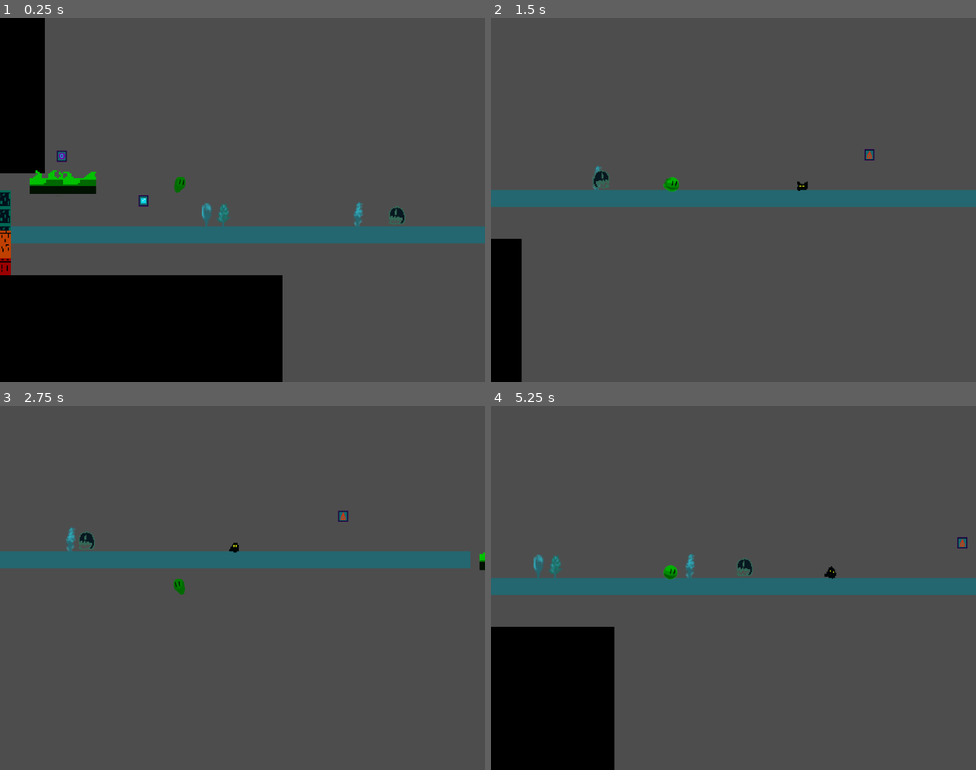
Above: before the commit, frames 1-4 (two rows, left to right).
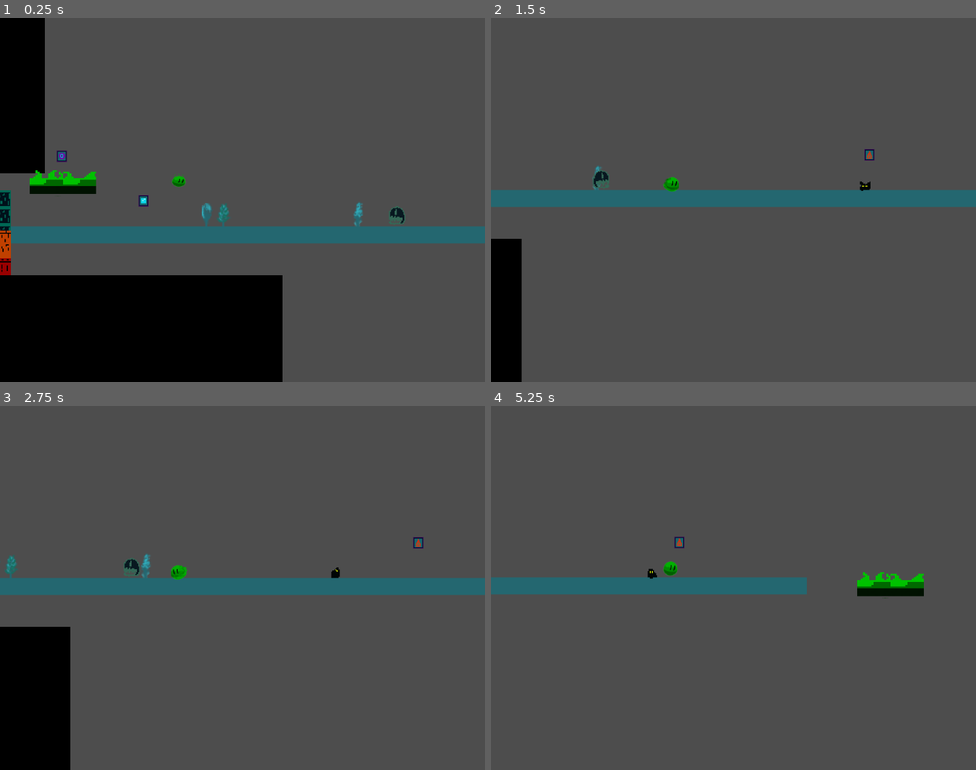
Above: after the commit, the same moments.

Repository: floriancaro/Jame-Gam-June-2024
Game: Godot game, scene res://scenes/main.tscn
Two runs of this game, one before a commit and one after it. Both use one fixed random seed, a clock stepped at 60 frames per second and the inputs below.
Inputs:
- Up to frame 1 (0.25 s): no input
- Up to frame 2 (1.5 s): hold D (move_right) from 0.53 s (still down); tap Space (jump) at 0.6, 0.77, 1.07 s; tap M (ability) at 1.35 s
- Up to frame 3 (2.75 s): tap Space (jump) at 1.52, 1.55, 1.82, 2.1 s; release D (move_right) at 2.03 s; hold A (move_left) from 2.03 s (still down)
- Up to frame 4 (5.25 s): release A (move_left) at 2.78 s; hold D (move_right) 2.78-4.28 s; tap M (ability) at 2.85, 4.35 s; tap Space (jump) at 3.02, 3.05, 3.32, 3.6, 3.77, 4.07, 4.52, 4.55, 4.82, 5.1 s; hold A (move_left) 4.28-5.03 s; hold D (move_right) from 5.03 s (still down)

The runs differ from the first frame. In frame 1, less than 0.1% of the frame differs, in the area x 35-39%, y 42-48%; in frame 2, less than 0.1%; in frame 3, 15%, in the area x 0-100%, y 28-100%; in frame 4, 12%.

Commit message:
int

Diff:
--- a/scenes/enemies/anti_bob.tscn
+++ b/scenes/enemies/anti_bob.tscn
@@ -184,6 +184,7 @@
 collision_layer = 5
 collision_mask = 2
 script = ExtResource("1_1ywdo")
+SPEED = 60
 
 [node name="AnimatedSprite2D" type="AnimatedSprite2D" parent="."]
 sprite_frames = SubResource("SpriteFrames_rehsx")
--- a/scenes/main.tscn
+++ b/scenes/main.tscn
@@ -285,6 +285,21 @@
 "move_1": SubResource("Animation_d878t")
 }
 
+[sub_resource type="Animation" id="Animation_s8tf5"]
+length = 0.001
+tracks/0/type = "value"
+tracks/0/imported = false
+tracks/0/enabled = true
+tracks/0/path = NodePath(".:position")
+tracks/0/interp = 1
+tracks/0/loop_wrap = true
+tracks/0/keys = {
+"times": PackedFloat32Array(0),
+"transitions": PackedFloat32Array(1),
+"update": 0,
+"values": [Vector2(1600, -8)]
+}
+
 [sub_resource type="Animation" id="Animation_geub6"]
 resource_name = "move"
 length = 2.0
@@ -300,21 +315,6 @@
 "transitions": PackedFloat32Array(1, 1, 1, 1),
 "update": 0,
 "values": [Vector2(1600, -10), Vector2(1600, -10), Vector2(1600, -138), Vector2(1600, -138)]
-}
-
-[sub_resource type="Animation" id="Animation_s8tf5"]
-length = 0.001
-tracks/0/type = "value"
-tracks/0/imported = false
-tracks/0/enabled = true
-tracks/0/path = NodePath(".:position")
-tracks/0/interp = 1
-tracks/0/loop_wrap = true
-tracks/0/keys = {
-"times": PackedFloat32Array(0),
-"transitions": PackedFloat32Array(1),
-"update": 0,
-"values": [Vector2(1600, -8)]
 }
 
 [sub_resource type="AnimationLibrary" id="AnimationLibrary_yi8jf"]
--- a/scenes/player.tscn
+++ b/scenes/player.tscn
@@ -1,11 +1,9 @@
-[gd_scene load_steps=52 format=3 uid="uid://dn6mrl5ji1cpu"]
+[gd_scene load_steps=50 format=3 uid="uid://dn6mrl5ji1cpu"]
 
 [ext_resource type="Script" path="res://scripts/player.gd" id="1_vfal1"]
 [ext_resource type="Shader" path="res://shaders/element_shader.gdshader" id="2_jywi2"]
 [ext_resource type="PackedScene" uid="uid://c07t5ec7o2cew" path="res://scenes/projectile.tscn" id="2_rf32c"]
-[ext_resource type="Texture2D" uid="uid://crdhqr3aurjo6" path="res://assets/sprites/bob_idle.png" id="2_sckyg"]
 [ext_resource type="Texture2D" uid="uid://dyfbqvlyp7icu" path="res://assets/sprites/bob_fire_henshi.png" id="3_ivbr4"]
-[ext_resource type="Texture2D" uid="uid://2padgdgm4c5a" path="res://assets/sprites/bob_jump.png" id="3_ra2yb"]
 [ext_resource type="Texture2D" uid="uid://hbbrw8r8h4x8" path="res://assets/sprites/bob_ice_fire_henshi.png" id="3_y25nj"]
 [ext_resource type="Texture2D" uid="uid://df14enb3vondb" path="res://assets/sprites/bob_fire.png" id="4_62hlp"]
 [ext_resource type="Texture2D" uid="uid://0dbdv60jvlba" path="res://assets/sprites/bob_running.png" id="4_obk5i"]
@@ -100,41 +98,41 @@
 atlas = ExtResource("5_pytg3")
 region = Rect2(0, 32, 32, 32)
 
-[sub_resource type="AtlasTexture" id="AtlasTexture_nq4uy"]
-atlas = ExtResource("2_sckyg")
-region = Rect2(0, 0, 34, 39)
-
-[sub_resource type="AtlasTexture" id="AtlasTexture_0mx4p"]
-atlas = ExtResource("2_sckyg")
-region = Rect2(34, 0, 34, 39)
-
-[sub_resource type="AtlasTexture" id="AtlasTexture_rbjam"]
-atlas = ExtResource("2_sckyg")
-region = Rect2(68, 0, 34, 39)
-
-[sub_resource type="AtlasTexture" id="AtlasTexture_ukqw4"]
-atlas = ExtResource("2_sckyg")
-region = Rect2(102, 0, 34, 39)
-
-[sub_resource type="AtlasTexture" id="AtlasTexture_kviie"]
-atlas = ExtResource("2_sckyg")
-region = Rect2(136, 0, 34, 39)
-
-[sub_resource type="AtlasTexture" id="AtlasTexture_a6con"]
-atlas = ExtResource("3_ra2yb")
-region = Rect2(0, 0, 34, 39)
-
-[sub_resource type="AtlasTexture" id="AtlasTexture_24mxi"]
-atlas = ExtResource("3_ra2yb")
-region = Rect2(34, 0, 34, 39)
-
-[sub_resource type="AtlasTexture" id="AtlasTexture_pyl03"]
-atlas = ExtResource("3_ra2yb")
-region = Rect2(68, 0, 34, 39)
-
-[sub_resource type="AtlasTexture" id="AtlasTexture_sc5k2"]
-atlas = ExtResource("3_ra2yb")
-region = Rect2(102, 0, 34, 39)
+[sub_resource type="AtlasTexture" id="AtlasTexture_uuy4s"]
+atlas = ExtResource("5_dx8qy")
+region = Rect2(0, 40, 32, 40)
+
+[sub_resource type="AtlasTexture" id="AtlasTexture_73765"]
+atlas = ExtResource("5_dx8qy")
+region = Rect2(32, 40, 32, 40)
+
+[sub_resource type="AtlasTexture" id="AtlasTexture_bj2ex"]
+atlas = ExtResource("5_dx8qy")
+region = Rect2(64, 40, 32, 40)
+
+[sub_resource type="AtlasTexture" id="AtlasTexture_mq5rq"]
+atlas = ExtResource("5_dx8qy")
+region = Rect2(96, 40, 32, 40)
+
+[sub_resource type="AtlasTexture" id="AtlasTexture_5bxdn"]
+atlas = ExtResource("5_dx8qy")
+region = Rect2(0, 80, 32, 40)
+
+[sub_resource type="AtlasTexture" id="AtlasTexture_og7sr"]
+atlas = ExtResource("5_dx8qy")
+region = Rect2(32, 80, 32, 40)
+
+[sub_resource type="AtlasTexture" id="AtlasTexture_wddjf"]
+atlas = ExtResource("5_dx8qy")
+region = Rect2(64, 80, 32, 40)
+
+[sub_resource type="AtlasTexture" id="AtlasTexture_sruks"]
+atlas = ExtResource("5_dx8qy")
+region = Rect2(96, 80, 32, 40)
+
+[sub_resource type="AtlasTexture" id="AtlasTexture_cyohi"]
+atlas = ExtResource("5_dx8qy")
+region = Rect2(32, 80, 32, 40)
 
 [sub_resource type="AtlasTexture" id="AtlasTexture_i40ty"]
 atlas = ExtResource("5_dx8qy")
@@ -241,40 +239,40 @@
 }, {
 "frames": [{
 "duration": 1.0,
-"texture": SubResource("AtlasTexture_nq4uy")
-}, {
-"duration": 1.0,
-"texture": SubResource("AtlasTexture_0mx4p")
-}, {
-"duration": 1.0,
-"texture": SubResource("AtlasTexture_rbjam")
-}, {
-"duration": 1.0,
-"texture": SubResource("AtlasTexture_ukqw4")
-}, {
-"duration": 1.0,
-"texture": SubResource("AtlasTexture_kviie")
+"texture": SubResource("AtlasTexture_uuy4s")
+}, {
+"duration": 1.0,
+"texture": SubResource("AtlasTexture_73765")
+}, {
+"duration": 1.0,
+"texture": SubResource("AtlasTexture_bj2ex")
+}, {
+"duration": 1.0,
+"texture": SubResource("AtlasTexture_mq5rq")
 }],
 "loop": true,
 "name": &"idle",
 "speed": 5.0
 }, {
 "frames": [{
+"duration": 1.0,
+"texture": SubResource("AtlasTexture_5bxdn")
+}, {
+"duration": 1.0,
+"texture": SubResource("AtlasTexture_og7sr")
+}, {
+"duration": 0.4,
+"texture": SubResource("AtlasTexture_wddjf")
+}, {
 "duration": 0.5,
-"texture": SubResource("AtlasTexture_a6con")
-}, {
-"duration": 0.5,
-"texture": SubResource("AtlasTexture_24mxi")
-}, {
-"duration": 0.75,
-"texture": SubResource("AtlasTexture_pyl03")
-}, {
-"duration": 1.75,
-"texture": SubResource("AtlasTexture_sc5k2")
+"texture": SubResource("AtlasTexture_sruks")
+}, {
+"duration": 1.0,
+"texture": SubResource("AtlasTexture_cyohi")
 }],
 "loop": false,
 "name": &"jump",
-"speed": 5.0
+"speed": 4.0
 }, {
 "frames": [{
 "duration": 0.5,
@@ -325,7 +323,9 @@
 material = SubResource("ShaderMaterial_crcx3")
 position = Vector2(0, -16)
 sprite_frames = SubResource("SpriteFrames_if27w")
-animation = &"henshi_teleport"
+animation = &"jump"
+frame = 4
+frame_progress = 1.0
 speed_scale = 1.1
 
 [node name="ProjectileMarker" type="Marker2D" parent="."]
